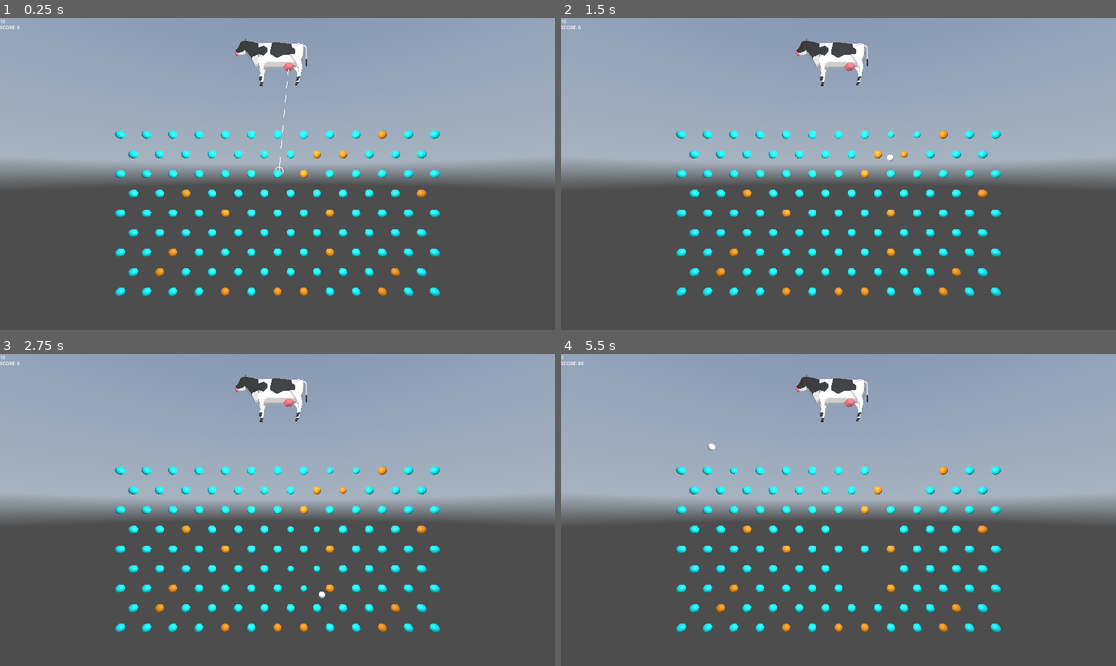
Above: before the commit, frames 1-4 (two rows, left to right).
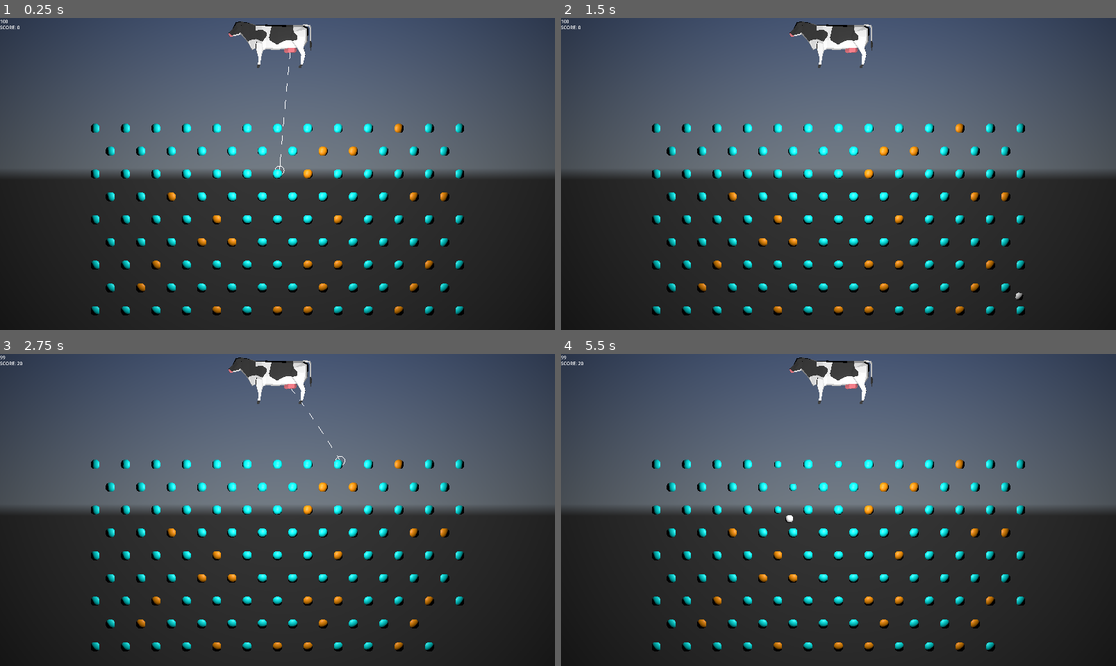
Above: after the commit, the same moments.

Repository: Temia116/Milke-2--Into-the-third-dimension
Game: Godot game, scene res://scenes/node_3d.tscn
Same seed, same stepped clock (60 frames per second), same inputs: the game is played once before the commit and once after it. A sky picture missing from this copy of the repository is replaced by a grey-blue gradient. Video files are missing from this copy of the repository; at most half a second of black plays in their place.
Inputs (mouse positions are in pixels of both pictures, inside the frame that each line leads up to):
- Up to frame 1 (0.25 s): no input
- Up to frame 2 (1.5 s): tap Enter at 0.5 s; move the mouse to (960, 158) at 0.52 s; click (960, 158) at 0.67 s; move the mouse to (727, 189) at 1.27 s; click (727, 189) at 1.42 s
- Up to frame 3 (2.75 s): move the mouse to (333, 441) at 2.02 s; click (333, 441) at 2.17 s
- Up to frame 4 (5.5 s): move the mouse to (810, 572) at 2.77 s; click (810, 572) at 2.92 s; move the mouse to (1005, 556) at 3.52 s; click (1005, 556) at 3.67 s; tap Space at 4.25 s; move the mouse to (672, 463) at 4.27 s; click (672, 463) at 4.42 s; move the mouse to (866, 510) at 5.02 s; click (866, 510) at 5.17 s

The runs differ from the first frame. In frame 1, 100% of the frame differs, in the area x 0-100%, y 0-100%; in frame 2, 100%; in frame 3, 100%; in frame 4, 100%.

Commit message:
Add WinScreen scene and update peg/game manager logic

Diff:
--- a/GameManager.gd
+++ b/GameManager.gd
@@ -16,15 +16,17 @@
 var multiplier: int = 1
 
 # --- Balls ---
-var balls_remaining: int = 10
+var balls_remaining: int = 100
 
 # --- Pegs ---
 var total_orange_pegs: int = 0
 var orange_pegs_hit: int = 0
 
 func _ready():
-	# Count orange pegs at level start
+	await get_tree().create_timer(0.1).timeout
 	total_orange_pegs = get_tree().get_nodes_in_group("orange_pegs").size()
+	print("Total orange pegs: ", total_orange_pegs)
+	balls_changed.emit(balls_remaining)
 
 func add_score(base_points: int):
 	score += base_points * multiplier
--- a/PegSpawner.gd
+++ b/PegSpawner.gd
@@ -35,7 +35,7 @@
 		if layout[i][2] == "blue":
 			blue_indices.append(i)
 
-	var orange_count = max(1, int(blue_indices.size() * 0.15))
+	var orange_count = max(1, int(blue_indices.size() * 0.20))
 	blue_indices.shuffle()
 	var orange_indices = blue_indices.slice(0, orange_count)
 
@@ -43,14 +43,12 @@
 	print("Orange count: ", orange_count)
 	print("Orange indices: ", orange_indices)
 
-	# Second pass: spawn pegs
 	for i in range(layout.size()):
 		var entry = layout[i]
 		var x = entry[0]
 		var y = entry[1]
 		var type = entry[2]
 
-		# Override blue to orange if selected
 		if i in orange_indices:
 			type = "orange"
 
@@ -59,6 +57,7 @@
 			continue
 
 		var peg = peg_scene.instantiate()
+		peg.peg_type = type  # SET BEFORE add_child
 		add_child(peg)
 		peg.position = Vector3(x, y, 0.0)
 
--- /dev/null
+++ b/WinScreen.gd
@@ -0,0 +1,20 @@
+extends CanvasLayer
+
+@onready var retry_button = $Button
+@onready var score_label = $ScoreLabel
+
+func _ready():
+	visible = false
+	retry_button.pressed.connect(_on_retry_pressed)
+	GameManager.level_complete.connect(_on_level_complete)
+
+func _on_level_complete():
+	visible = true
+	score_label.text = "SCORE: " + str(GameManager.score)
+
+func _on_retry_pressed():
+	GameManager.score = 0
+	GameManager.balls_remaining = 10
+	GameManager.orange_pegs_hit = 0
+	GameManager.current_state = GameManager.State.IDLE
+	get_tree().change_scene_to_file("res://scenes/node_3d.tscn")
--- /dev/null
+++ b/WinScreen.tscn
@@ -0,0 +1,39 @@
+[gd_scene format=3 uid="uid://dbhev6405q52o"]
+
+[ext_resource type="Script" uid="uid://b86rxgobxgyw8" path="res://WinScreen.gd" id="1_a03an"]
+
+[node name="WinScreen" type="CanvasLayer" unique_id=2056049492]
+script = ExtResource("1_a03an")
+
+[node name="ColorRect" type="ColorRect" parent="." unique_id=1336406552]
+offset_right = 1923.0
+offset_bottom = 1082.0
+color = Color(1, 0.84313726, 0, 1)
+
+[node name="Label" type="Label" parent="." unique_id=864837389]
+offset_left = 838.0
+offset_top = 378.0
+offset_right = 1072.0
+offset_bottom = 447.0
+theme_override_font_sizes/font_size = 50
+text = "YOU WIN!"
+horizontal_alignment = 1
+vertical_alignment = 1
+
+[node name="ScoreLabel" type="Label" parent="." unique_id=1637894882]
+offset_left = 838.0
+offset_top = 437.0
+offset_right = 1010.0
+offset_bottom = 506.0
+theme_override_font_sizes/font_size = 50
+text = "SCORE:"
+horizontal_alignment = 1
+vertical_alignment = 1
+
+[node name="Button" type="Button" parent="." unique_id=1501760177]
+offset_left = 810.0
+offset_top = 524.0
+offset_right = 1109.0
+offset_bottom = 601.0
+theme_override_font_sizes/font_size = 50
+text = "PLAY AGAIN"
--- a/peg.gd
+++ b/peg.gd
@@ -6,7 +6,7 @@
 func _ready():
 	if peg_type == "orange":
 		add_to_group("orange_pegs")
-
+		print("Added orange peg to group")
 func on_hit():
 	if hit:
 		return
--- a/scenes/node_3d.tscn
+++ b/scenes/node_3d.tscn
@@ -9,17 +9,14 @@
 [ext_resource type="PackedScene" uid="uid://bkv6tjg1ufssx" path="res://HUD.tscn" id="7_10v3s"]
 [ext_resource type="PackedScene" uid="uid://bgcvjd2tb2kv0" path="res://OrangePeg.tscn" id="7_b2yaj"]
 [ext_resource type="PackedScene" uid="uid://bieqhn7vyuxbu" path="res://GameOver.tscn" id="8_cptob"]
+[ext_resource type="PackedScene" uid="uid://dbhev6405q52o" path="res://WinScreen.tscn" id="10_q712h"]
 
-[sub_resource type="PanoramaSkyMaterial" id="PanoramaSkyMaterial_oqwcg"]
-panorama = ExtResource("4_b2yaj")
+[sub_resource type="StandardMaterial3D" id="StandardMaterial3D_b2yaj"]
+albedo_texture = ExtResource("4_b2yaj")
 
-[sub_resource type="Sky" id="Sky_a6664"]
-sky_material = SubResource("PanoramaSkyMaterial_oqwcg")
-
-[sub_resource type="Environment" id="Environment_10v3s"]
-background_mode = 2
-sky = SubResource("Sky_a6664")
-sky_rotation = Vector3(0, 2.7419124, 0)
+[sub_resource type="QuadMesh" id="QuadMesh_q712h"]
+material = SubResource("StandardMaterial3D_b2yaj")
+size = Vector2(40, 25)
 
 [node name="Node3D" type="Node3D" unique_id=1256403829]
 transform = Transform3D(1, 0, 0, 0, 1, 0, 0, 0, 1, 0, -0.061877728, 0)
@@ -28,6 +25,7 @@
 
 [node name="Camera3D" type="Camera3D" parent="." unique_id=996338804]
 transform = Transform3D(1, 0, 0, 0, 1, 0, 0, 0, 1, 0, 0, 15.5)
+projection = 1
 size = 20.523
 
 [node name="Cow" parent="." unique_id=1644535265 instance=ExtResource("1_ns6u7")]
@@ -35,9 +33,6 @@
 
 [node name="UdderSpawnPoint" type="Marker3D" parent="Cow" unique_id=1824261757]
 transform = Transform3D(0.99999976, 0, 0, 0, 0.99999976, 0, 0, 0, 0.99999976, -6.144277e-08, 1.8418448, -1.4056467)
-
-[node name="WorldEnvironment" type="WorldEnvironment" parent="." unique_id=751362493]
-environment = SubResource("Environment_10v3s")
 
 [node name="OmniLight3D" type="OmniLight3D" parent="." unique_id=1086340402]
 transform = Transform3D(1, 0, 0, 0, 1, 0, 0, 0, 1, 0, 1.2159019, 6.2088094)
@@ -57,3 +52,9 @@
 [node name="HUD" parent="." unique_id=289833468 instance=ExtResource("7_10v3s")]
 
 [node name="Gameover" parent="." unique_id=1886323533 instance=ExtResource("8_cptob")]
+
+[node name="MeshInstance3D" type="MeshInstance3D" parent="." unique_id=1937443459]
+transform = Transform3D(1, 0, 0, 0, 1, 0, 0, 0, 1, 0, 0, -16)
+mesh = SubResource("QuadMesh_q712h")
+
+[node name="WinScreen" parent="." unique_id=2056049492 instance=ExtResource("10_q712h")]
Not shown, added: WinScreen.gd.uid
